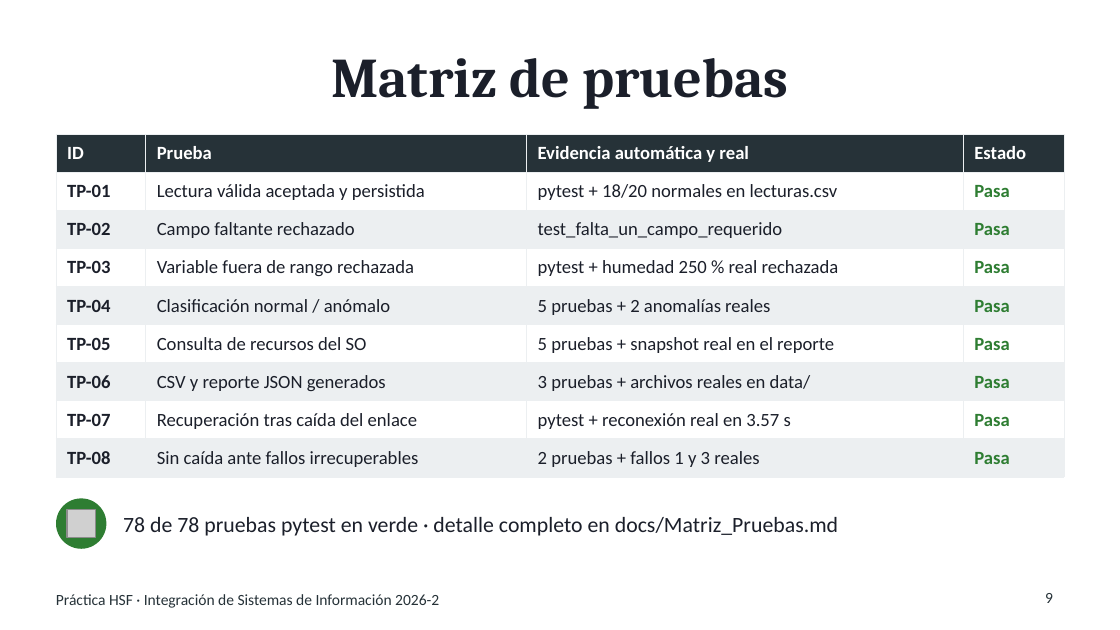
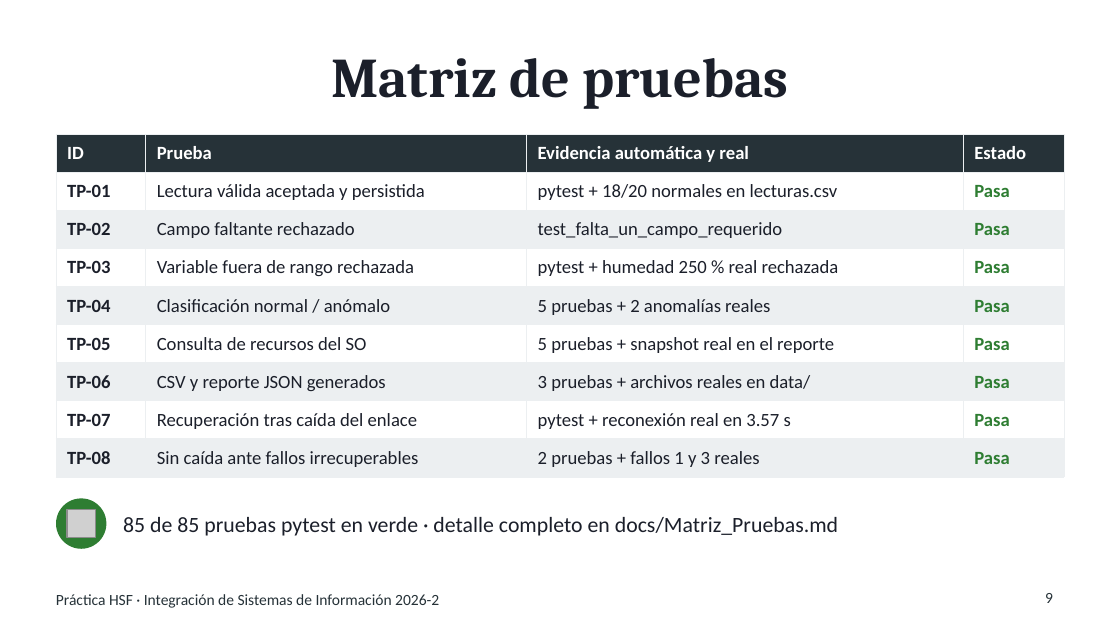
Before and after one commit to Facabore/practica-hsf-segundo-corte, a slide deck: slide 9 of docs/Diapositivas_Video_SegundoCorte.pptx. Drawn at 1120x630 pixels with LibreOffice and Linux fonts; fonts in the diff are those of the drawing; grey boxes stand for pictures. Boxes give left, top, right and bottom in pixels: in the first picture for what was removed or moved away, otherwise in the second. Text is boxed around its words. In the diff, an @@ line names an element or a change of style, - is before the commit and + after.

Commit message:
docs: describe on/off/restart controls and open cloud dashboard

```diff
--- a/docs/Diapositivas_Video_SegundoCorte.pptx
+++ b/docs/Diapositivas_Video_SegundoCorte.pptx
@@ text at [123, 517, 838, 536]: text changed @@
-78 de 78 pruebas pytest en verde · detalle completo en docs/Matriz_Pruebas.md
+85 de 85 pruebas pytest en verde · detalle completo en docs/Matriz_Pruebas.md
```
Also in this commit, not shown: 2 other slides changed, 9 other files.
